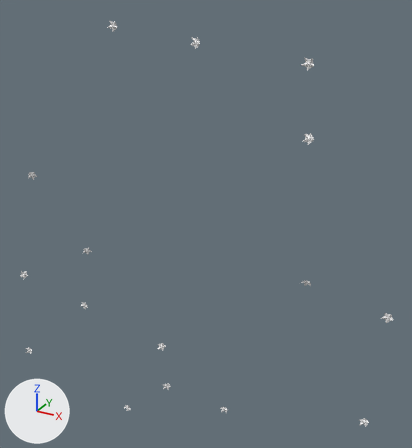
The OBJ model input/render/meshes/flowers_2.obj, before and after one commit.
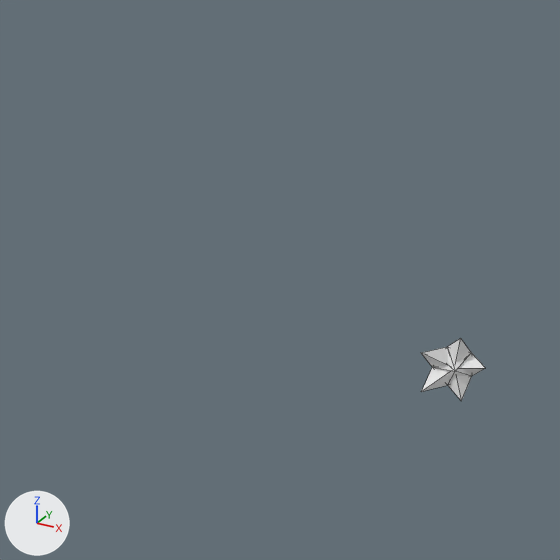
Each version is shown whole from a camera (50 mm lens) standing at (11.69, -18.3, 9.24) and looking at (1.88, -0.47, 0.33), then close up on the part from 24% to 43% of the width and 66% to 83% of the height. The lights are fixed; the arrows at lower left show +X, +Y and +Z. The close-ups show mesh edges as thin lines. Where no turn or scale is listed for an object, it has been applied to the vertices.

Before the edit, the objects in view are built like this:
```python
me_flowers_2 = bpy.data.meshes.new('flowers_2')
me_flowers_2.from_pydata(...)  # 208 vertices, 352 faces; spans x -7.6..9.4, y -2.3..-0.9, z -9.6..7.8
ob_flowers_2 = bpy.data.objects.new('flowers_2', me_flowers_2)
ob_flowers_2.location = (0.0, 0.0, 0.0)
```
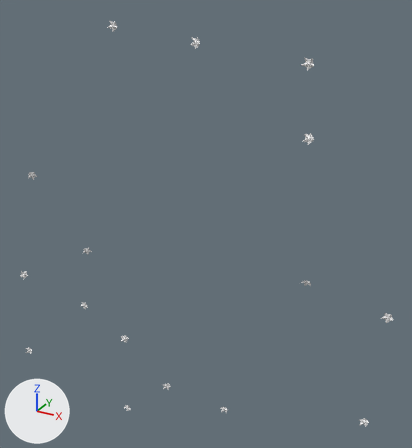
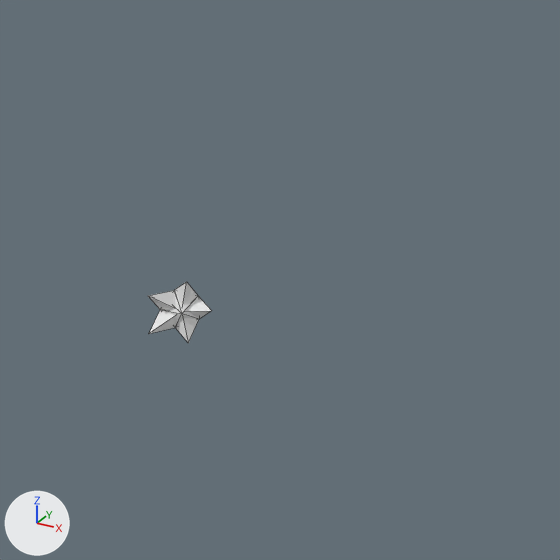
Location of each change, [x1, y1, x2, y2] in pixels of the close-ups (560 x 560 px):
'flowers_2', reshaped
    before: [421, 338, 485, 401]
    after: [148, 282, 211, 343]

The change, as a list of edits to the scene's bpy script:
```text
Change me_flowers_2:
    where me_flowers_2.from_pydata(...)  # 208 vertices, 352 faces; spans x -7.6..9.4, y -2.3..-0.9, z -9.6..7.8
    used by ob_flowers_2; location = (0.0, 0.0, 0.0)
    me_flowers_2 part 1: the loose piece of 13 vertices spanning x -0.1..0.3, y -1.3..-1.1, z -5.8..-5.4 is moved by (-1.8, -0.3, 0.0)
```
